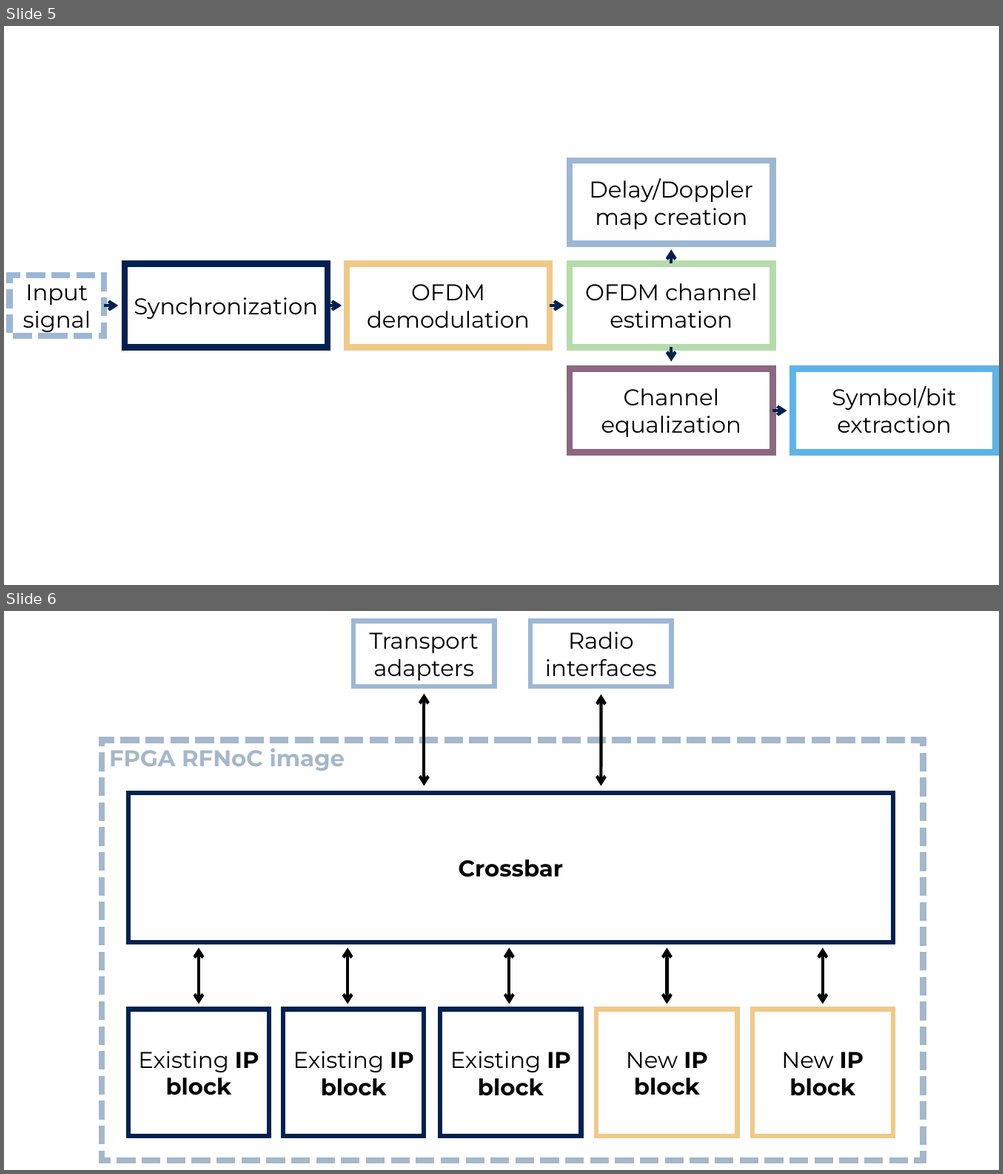
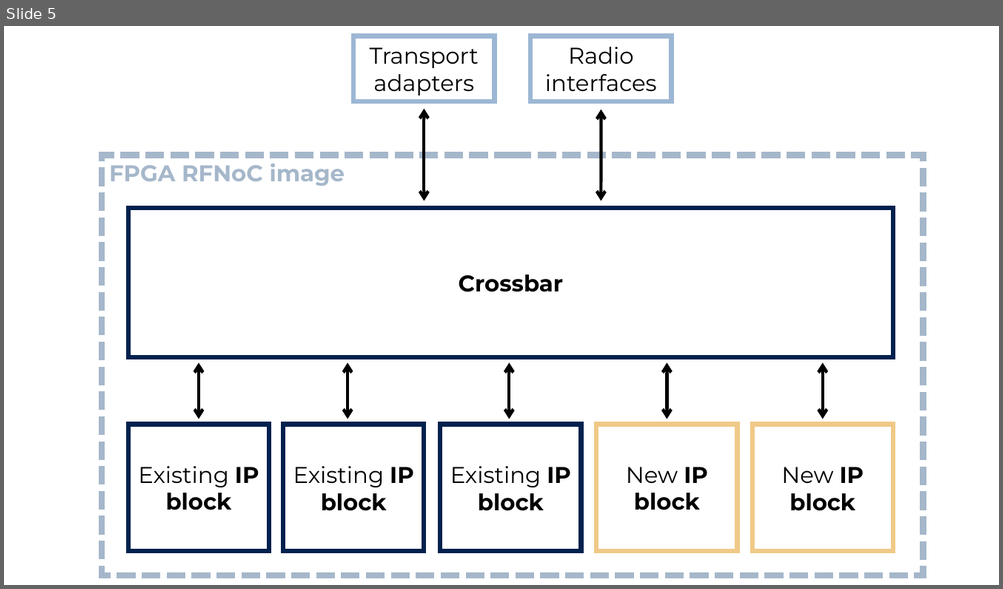
Before and after one commit to quentinprieels/TFE25-462, a slide deck: presentables/posters/poster_diagrams.pptx. Shown one above the other, each under a label of ours: slides 5 and 6 before the commit, slide 5 after it. The pictures are 1003x1174 and 1003x589 pixels, drawn with LibreOffice and Linux fonts; fonts in the diff are those of the drawing. Boxes give left, top, right and bottom in pixels: in the first picture for what was removed or moved away, otherwise in the second. Text is boxed around its words. In the diff, an @@ line names an element or a change of style, - is before the commit and + after.

```diff
--- a/presentables/posters/poster_diagrams.pptx
+++ b/presentables/posters/poster_diagrams.pptx
@@ slide 5 removed at (x1=4, y1=26, x2=999, y2=585), background #FFFFFF @@
@@ arrow removed from (184, 117) to (184, 117) @@
@@ rectangle removed at (x1=569, y1=160, x2=772, y2=244) @@
-Delay/Doppler map creation
@@ rectangle removed at (x1=125, y1=264, x2=328, y2=348) @@
-Synchronization
@@ rectangle removed at (x1=347, y1=264, x2=549, y2=348) @@
-OFDM demodulation
@@ rectangle removed at (x1=569, y1=264, x2=772, y2=348) @@
-OFDM channel estimation
@@ arrow removed from (671, 264) to (671, 249) @@
@@ rectangle removed at (x1=10, y1=275, x2=104, y2=335) @@
-Input signal
@@ arrow removed from (104, 306) to (118, 306) @@
@@ arrow removed from (327, 306) to (342, 306) @@
@@ arrow removed from (549, 306) to (563, 306) @@
@@ arrow removed from (671, 348) to (671, 362) @@
@@ rectangle removed at (x1=569, y1=369, x2=772, y2=453) @@
-Channel equalization
@@ rectangle removed at (x1=793, y1=369, x2=996, y2=453) @@
-Symbol/bit extraction
@@ arrow removed from (772, 411) to (787, 411) @@
@@ what was slide 6 is now slide 5 @@
```
Also in this commit, not shown: 2 slides changed, 2 slides added, 2 other slides removed, 17 other files.
